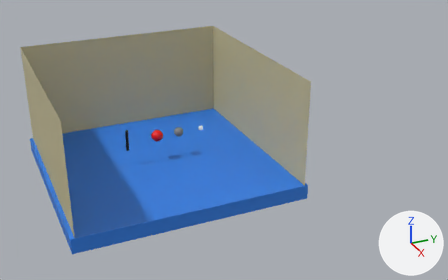
The Blender file main.blend as it was, and as the next commit left it.
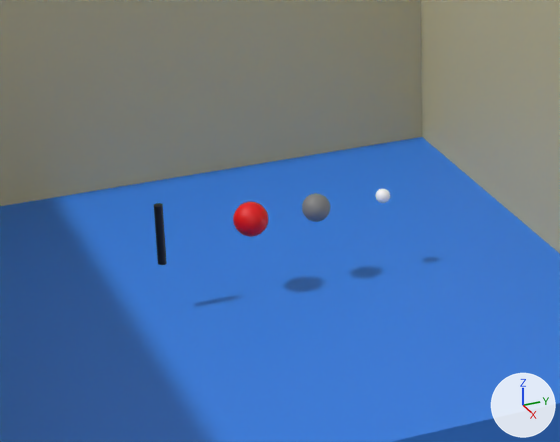
The first picture shows the older version from a 50 mm lens placed at (94.4, -29.8, 51.0), pointed at (-0.1, 12.7, 3.8). The close-ups show both versions on the part from 17% to 58% of the width and 23% to 75% of the height of that picture; other places that the commit changed are outside them. Every picture has the same lights, and +X, +Y and +Z are marked at lower right.

In view in the first close-up: 'Background', 'Bonds', 'Hydrogen', 'Oxygen', 'Protein Plane', 'Sphere.001'.
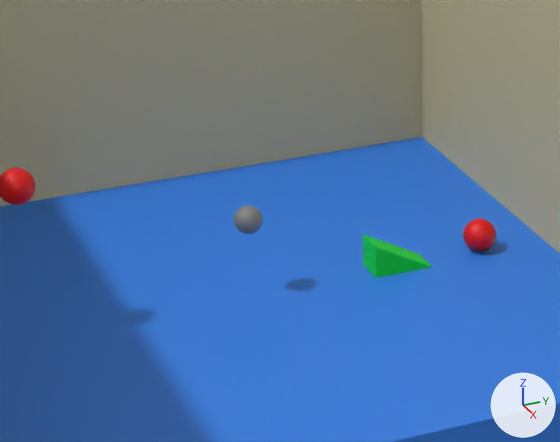
Diff of the bpy script that builds the scene:
```diff
--- a/main.blend.py
+++ b/main.blend.py
@@ mat_material_006 @@
+mat_material_006 = principled_material('Material.006')
+mat_material_006.base_color = (0.0, 0.8, 0.0263)  # green #00e72d
@@ me_sphere_005 @@
+me_sphere_005.from_pydata(...)  # a UV sphere (32 segments, 16 rings, poles along z) spanning x -1.0..1.0, y -1.0..1.0, z -1.0..1.0
+me_sphere_005.materials.append(mat_material_002)  # red #e70005
@@ me_cube_001 @@
+me_cube_001.from_pydata([(-1.0, -1.0, -1.0), (-1.0, -1.0, 1.0), (-1.0, 1.0, -1.0), (1.0, -1.0, -1.0), (1.0, -1.0, 1.0), (1.0, 1.0, -1.0)], [], [(3, 4, 1, 0), (2, 5, 3, 0), (2, 1, 4, 5), (3, 5, 4), (2, 0, 1)])
+me_cube_001.materials.append(mat_material_006)  # green #00e72d
@@ me_sphere_003 @@
+me_sphere_003.from_pydata(...)  # a UV sphere (32 segments, 16 rings, poles along z) spanning x -1.0..1.0, y -1.0..1.0, z -1.0..1.0
+me_sphere_003.materials.append(mat_material_003)  # grey #818181
@@ me_sphere_004 @@
+me_sphere_004.from_pydata(...)  # a UV sphere (32 segments, 16 rings, poles along z) spanning x -1.0..1.0, y -1.0..1.0, z -1.0..1.0
+me_sphere_004.materials.append(mat_material_002)  # red #e70005
@@ ob_oxygen @@
 ob_oxygen = bpy.data.objects.new('Oxygen', me_sphere)
-ob_oxygen.location = (0.0, 0.0, 7.04)
+ob_oxygen.location = (0.0, 57.93, 7.04)
@@ ob_sphere_001 @@
 ob_sphere_001 = bpy.data.objects.new('Sphere.001', me_sphere_001)
-ob_sphere_001.location = (0.0, 3.97, 7.04)
+ob_sphere_001.location = (0.0, 50.95, 7.04)
 ob_sphere_001.scale = (0.822, 0.822, 0.822)
@@ ob_hydrogen @@
 ob_hydrogen = bpy.data.objects.new('Hydrogen', me_sphere_002)
-ob_hydrogen.location = (0.0, 8.14, 7.04)
+ob_hydrogen.location = (0.0, 47.28, 7.04)
 ob_hydrogen.scale = (0.432, 0.432, 0.432)
@@ ob_bonds @@
 ob_bonds = bpy.data.objects.new('Bonds', me_cylinder)
-ob_bonds.location = (0.0, -5.34, 7.09)
+ob_bonds.location = (0.0, 54.33, 7.09)
 ob_bonds.scale = (0.246, 0.246, 1.79)
@@ ob_oxygen__co2_right @@
+ob_oxygen__co2_right = bpy.data.objects.new('Oxygen (CO2 Right)', me_sphere_005)
+ob_oxygen__co2_right.location = (0.0, -13.01, 11.35)
@@ ob_ramp__right_oxygen @@
+ob_ramp__right_oxygen = bpy.data.objects.new('Ramp (Right Oxygen)', me_cube_001)
+ob_ramp__right_oxygen.location = (0.0, 9.04, 3.32)
+ob_ramp__right_oxygen.scale = (1.0, 1.82, 1.0)
@@ ob_carbon__co2 @@
+ob_carbon__co2 = bpy.data.objects.new('Carbon (CO2)', me_sphere_003)
+ob_carbon__co2.location = (0.0, -0.16, 7.04)
+ob_carbon__co2.scale = (0.822, 0.822, 0.822)
@@ ob_oxygen__co2_left @@
+ob_oxygen__co2_left = bpy.data.objects.new('Oxygen (CO2 Left)', me_sphere_004)
+ob_oxygen__co2_left.location = (0.0, 14.44, 3.33)
```

Changed parts and their boxes (x1, y1, x2, y2) in the close-ups (560 x 442 px):
'Ramp (Right Oxygen)', added (green): after (363, 234, 432, 278)
'Oxygen (CO2 Right)', added (red): after (0, 168, 35, 205)
'Oxygen', moved (not visible afterwards): before (233, 202, 268, 237)
'Oxygen (CO2 Left)', added (red): after (463, 219, 496, 251)
'Carbon (CO2)', added: after (234, 205, 263, 234)
'Sphere.001', moved (not visible afterwards): before (302, 193, 330, 222)
'Bonds', moved (not visible afterwards): before (154, 203, 167, 265)
'Hydrogen', moved (not visible afterwards): before (375, 189, 390, 203)
